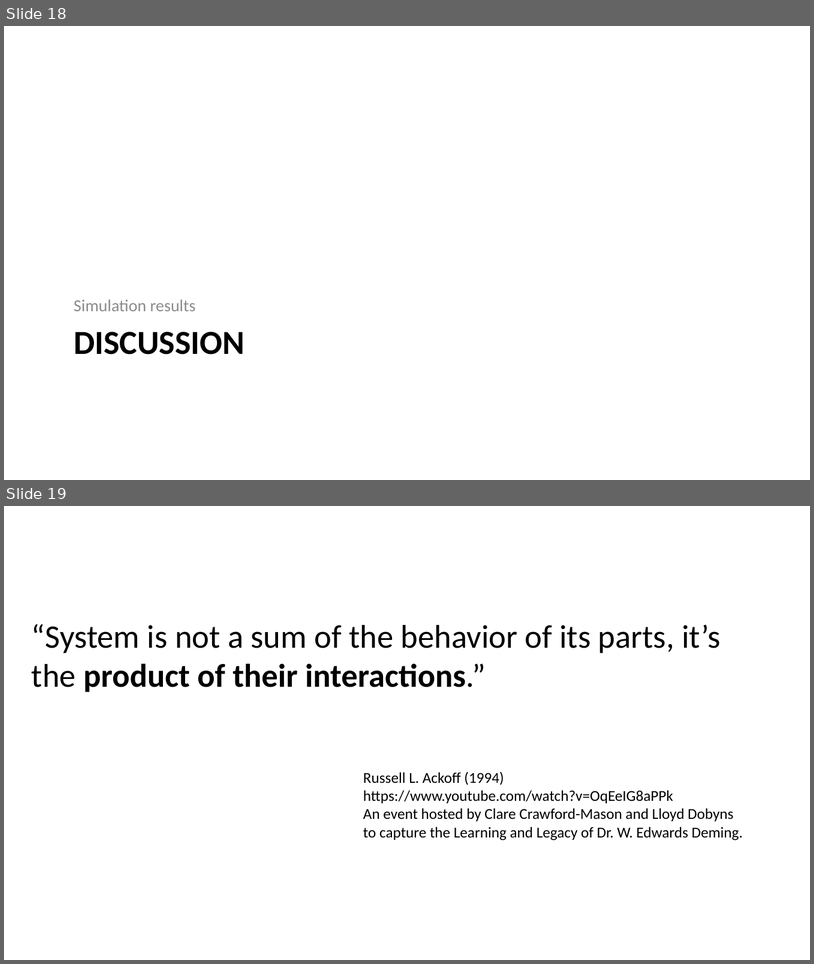
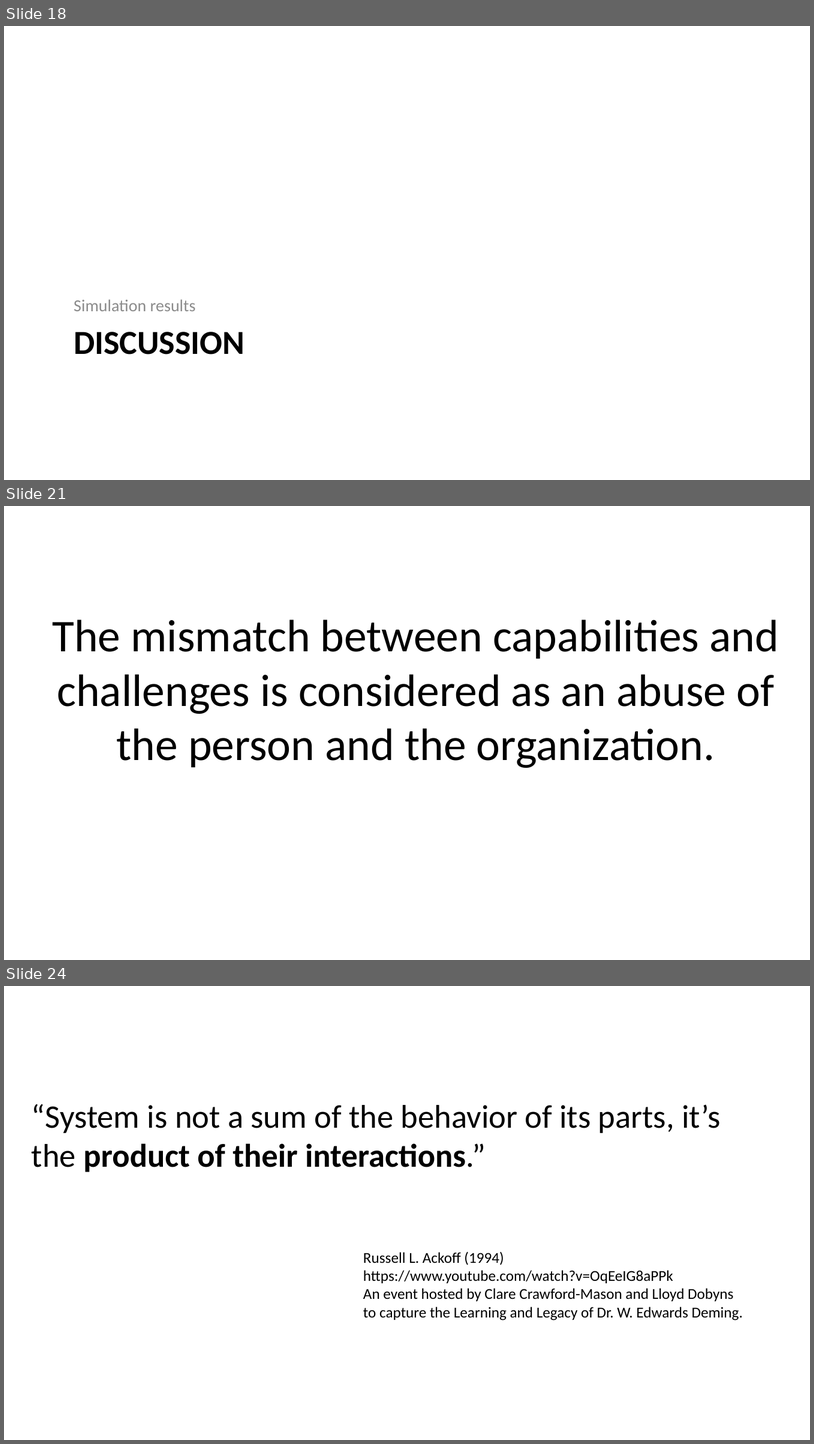
Before and after one commit to kedehub/knowledge_discovery_game, a slide deck: Knowledge Discovery Game.pptx. Shown one above the other, each under a label of ours: slides 18 and 19 before the commit, slides 18, 21 and 24 after it; the slides between them are not shown. The pictures are 814x964 and 814x1444 pixels, drawn with LibreOffice and Linux fonts; fonts in the diff are those of the drawing; background and template pictures are left out. Boxes give left, top, right and bottom in pixels: in the first picture for what was removed or moved away, otherwise in the second. Text is boxed around its words. In the diff, an @@ line names an element or a change of style, - is before the commit and + after.

```diff
--- a/Knowledge Discovery Game.pptx
+++ b/Knowledge Discovery Game.pptx
@@ slide 21 added at bbox=[4, 506, 810, 960], background #FFFFFF @@
@@ text added at bbox=[52, 619, 780, 768], 54 pt, text #000000 @@
+The mismatch between capabilities and challenges is considered as an abuse of the person and the organization.
@@ what was slide 19 is now slide 24 @@
```
Also in this commit, not shown: 3 slides changed, 12 other slides added, 2 slides removed.
